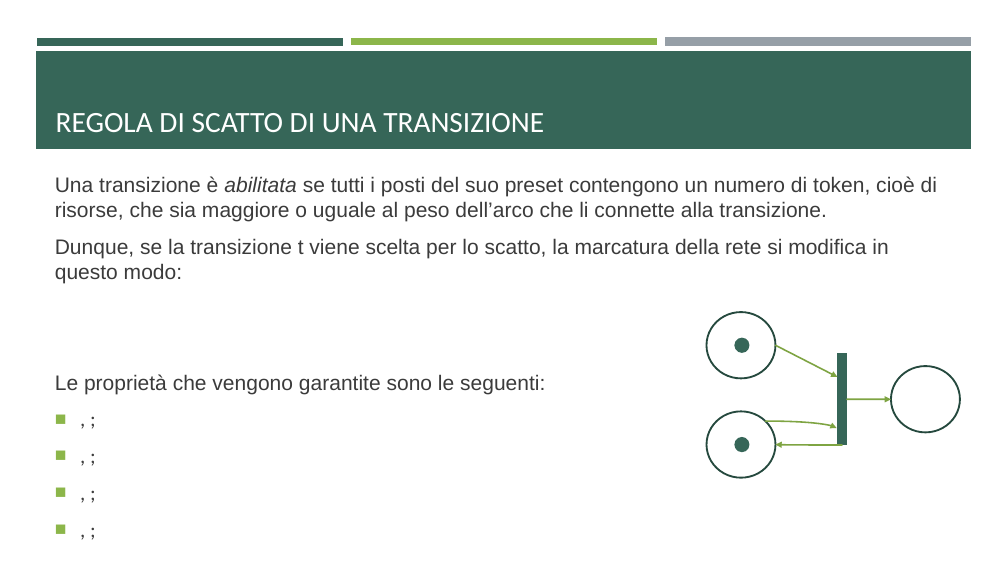
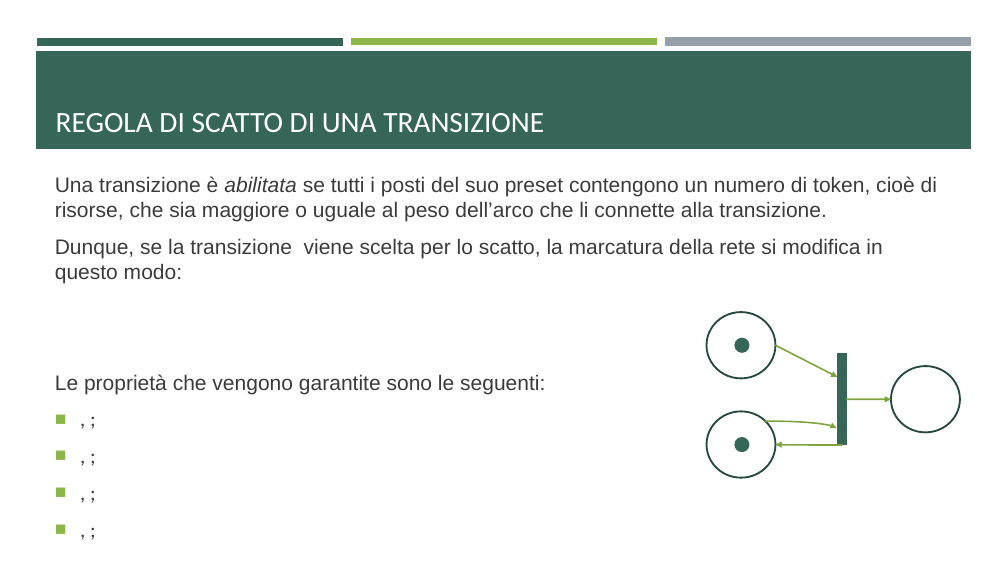
Before and after one commit to ivochan/RecirculatingPalletWarehouse, a slide deck: slide 9 of PresentazioneRetiPetriProgetto.odp. Drawn at 1008x567 pixels with LibreOffice and Linux fonts; fonts in the diff are those of the drawing. Boxes give left, top, right and bottom in pixels: in the first picture for what was removed or moved away, otherwise in the second. Text is boxed around its words. In the diff, an @@ line names an element or a change of style, - is before the commit and + after.

```diff
--- a/PresentazioneRetiPetriProgetto.odp
+++ b/PresentazioneRetiPetriProgetto.odp
@@ text at box(55, 238, 882, 284): text changed @@
-Dunque, se la transizione t viene scelta per lo scatto, la marcatura della rete si modifica in questo modo:
+Dunque, se la transizione viene scelta per lo scatto, la marcatura della rete si modifica in questo modo:
```
Also in this commit, not shown: 20 other slides changed, 2 other files.
